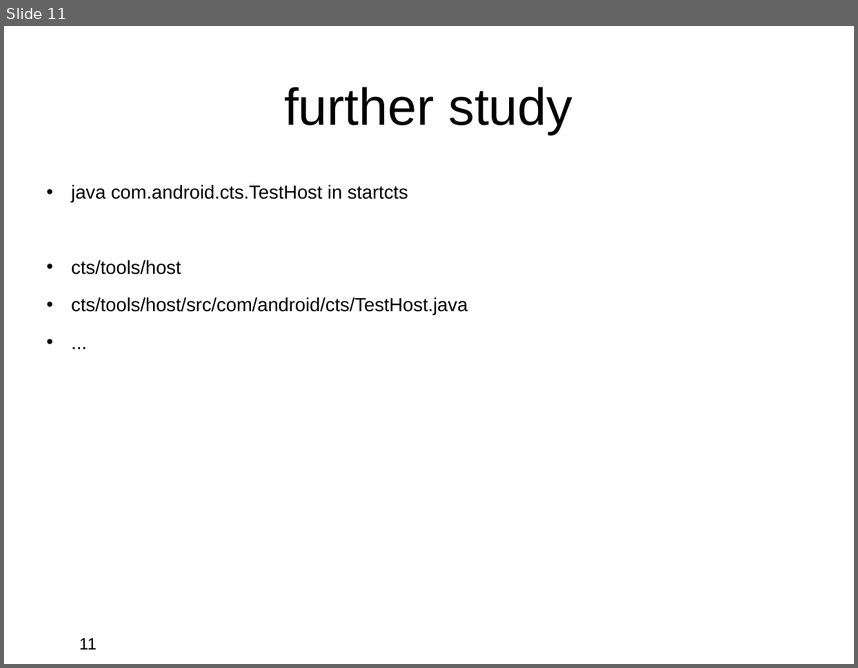
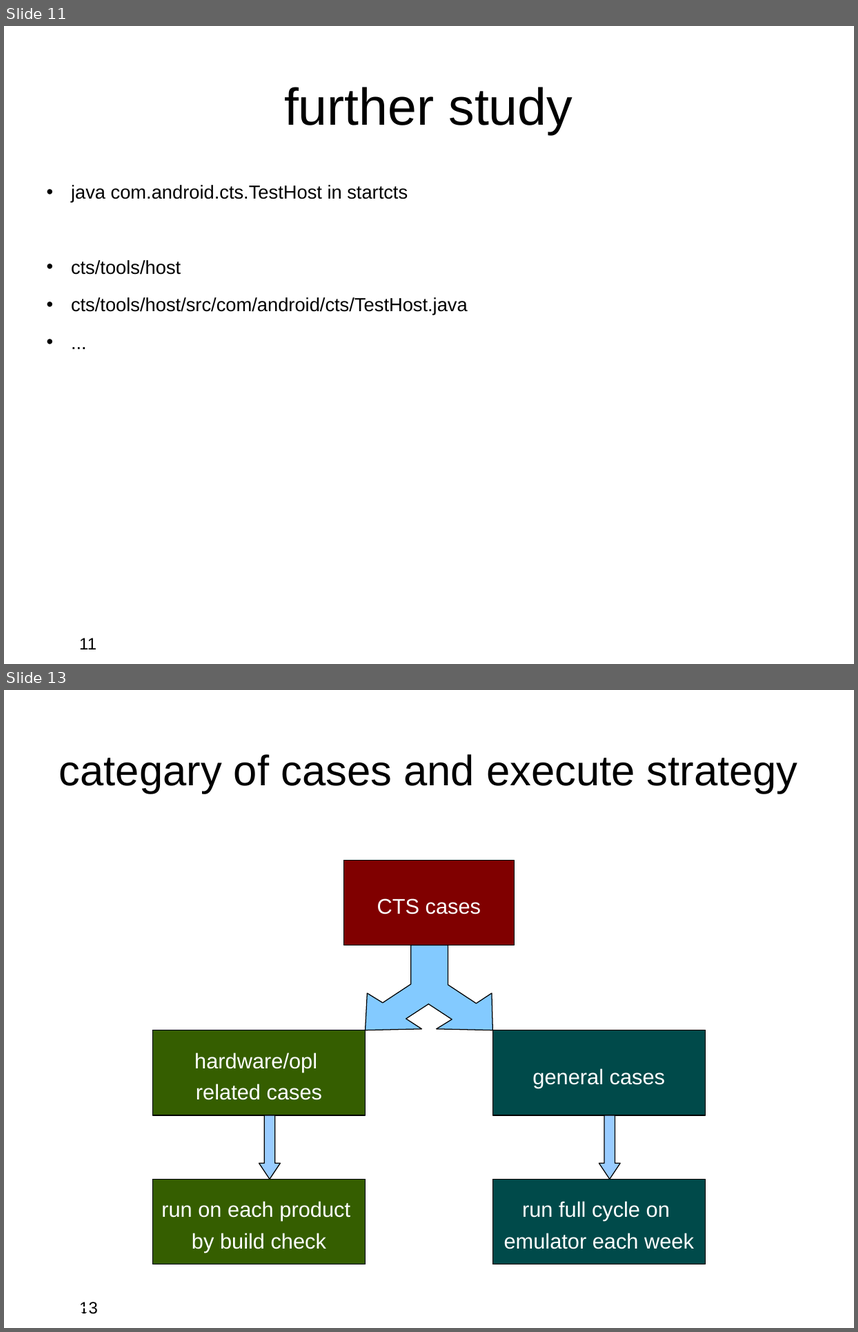
Before and after one commit to widerules/system-information, a slide deck: cts/CTS-deepin.ppt. Shown one above the other, each under a label of ours: slide 11 before the commit, slides 11 and 13 after it; the slides between them are not shown. The pictures are 858x668 and 858x1332 pixels, drawn with LibreOffice and Linux fonts; fonts in the diff are those of the drawing; background and template pictures are left out. Boxes give left, top, right and bottom in pixels: in the first picture for what was removed or moved away, otherwise in the second. Text is boxed around its words. In the diff, an @@ line names an element or a change of style, - is before the commit and + after.

```diff
--- a/cts/CTS-deepin.ppt
+++ b/cts/CTS-deepin.ppt
@@ slide 13 added at [4, 690, 854, 1328], background picture (left out); not listed: 2 template elements that a slide beside it also shows @@
@@ text added at [59, 754, 798, 793], 36 pt, text #000000 @@
+categary of cases and execute strategy
@@ rectangle added at [344, 860, 514, 945], fill #800000, outline #000000 0.74 pt, 18 pt, text #FFFFFF @@
+CTS cases
@@ freeform shape added at [366, 945, 493, 1030], fill #83CAFF, outline #000000 0.74 pt @@
@@ rectangle added at [153, 1030, 366, 1115], fill #355E00, outline #000000 0.74 pt, 18 pt, text #FFFFFF @@
+hardware/opl
+related cases
@@ rectangle added at [493, 1030, 705, 1115], fill #004A4A, outline #000000 0.74 pt, 18 pt, text #FFFFFF @@
+general cases
@@ down arrow added at [259, 1115, 280, 1179], fill #99CCFF, outline #000000 0.74 pt @@
@@ down arrow added at [599, 1115, 620, 1179], fill #99CCFF, outline #000000 0.74 pt @@
@@ rectangle added at [153, 1179, 366, 1264], fill #355E00, outline #000000 0.74 pt, 18 pt, text #FFFFFF @@
+run on each product
+by build check
@@ rectangle added at [493, 1179, 705, 1264], fill #004A4A, outline #000000 0.74 pt, 18 pt, text #FFFFFF @@
+run full cycle on
+emulator each week
@@ page number added at [67, 1301, 90, 1313], 18 pt, text #FFFFFF @@
+13
```
Also in this commit, not shown: 5 slides changed, 1 other slide added, 4 other files.
